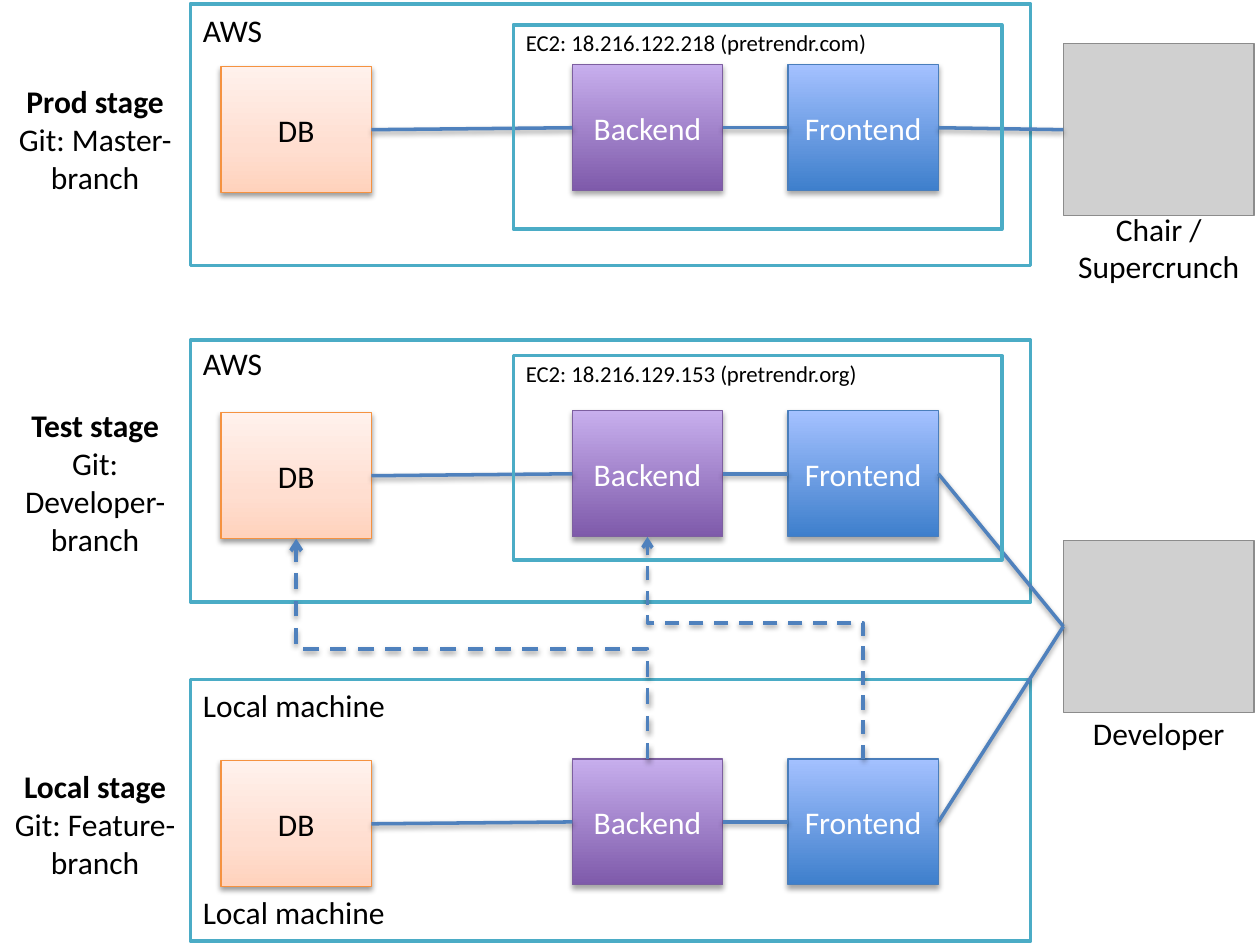
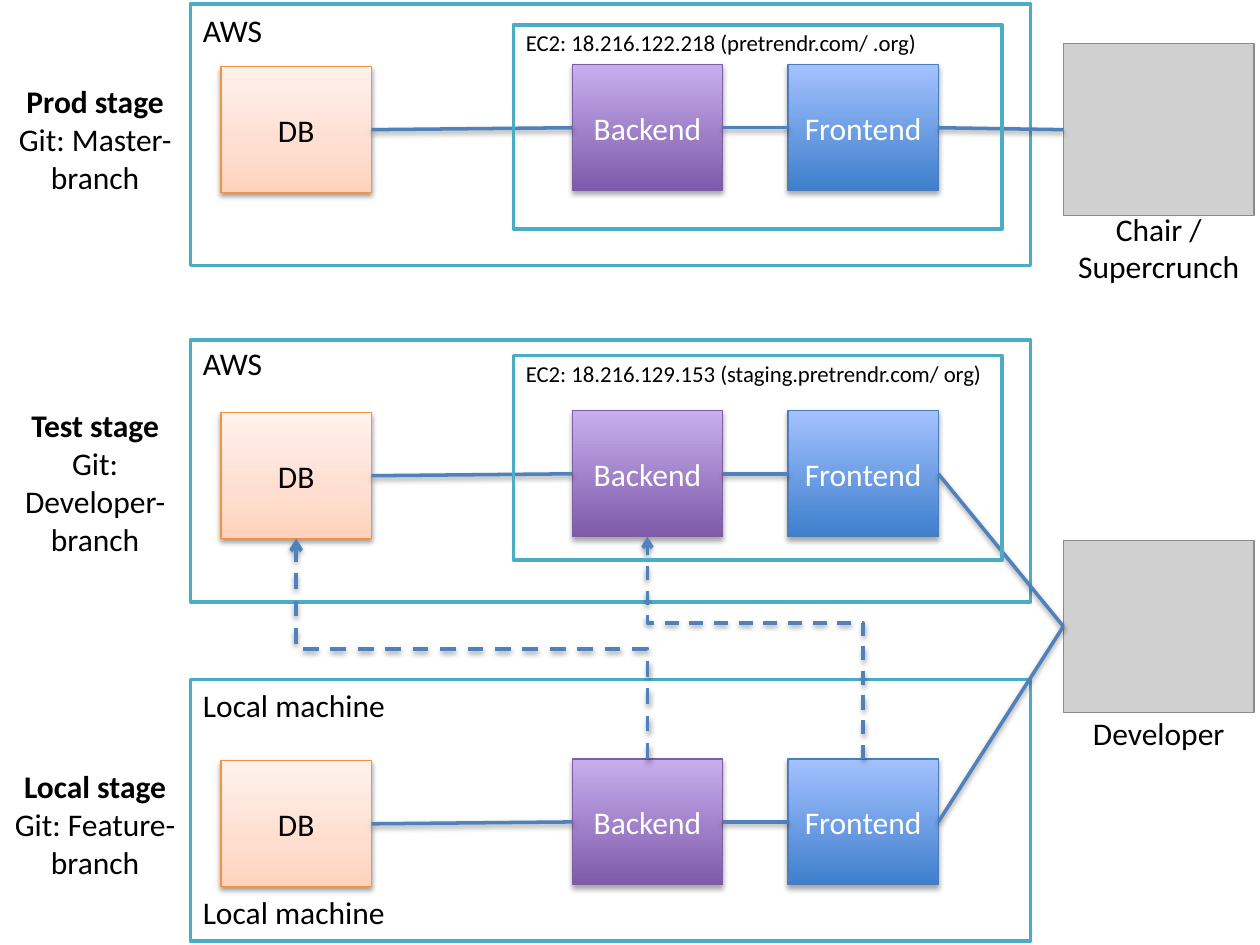
Before and after one commit to Astarch/amos-ws18-proj3, a slide deck: slide 1 of architecture/architecture_stages.pptx. Drawn at 1260x945 pixels with LibreOffice and Linux fonts; fonts in the diff are those of the drawing; grey boxes stand for pictures. Boxes give left, top, right and bottom in pixels: in the first picture for what was removed or moved away, otherwise in the second. Text is boxed around its words. In the diff, an @@ line names an element or a change of style, - is before the commit and + after.

Commit message:
changed architecture files to be consistent with new staging setup

```diff
--- a/architecture/architecture_stages.pptx
+++ b/architecture/architecture_stages.pptx
@@ text at [526,34,916,55]: text changed @@
-EC2: 18.216.122.218 (pretrendr.com)
+EC2: 18.216.122.218 (pretrendr.com/ .org)
@@ text at [526,365,981,386]: text changed @@
-EC2: 18.216.129.153 (pretrendr.org)
+EC2: 18.216.129.153 (staging.pretrendr.com/ org)
```
Also in this commit, not shown: 3 other files.
